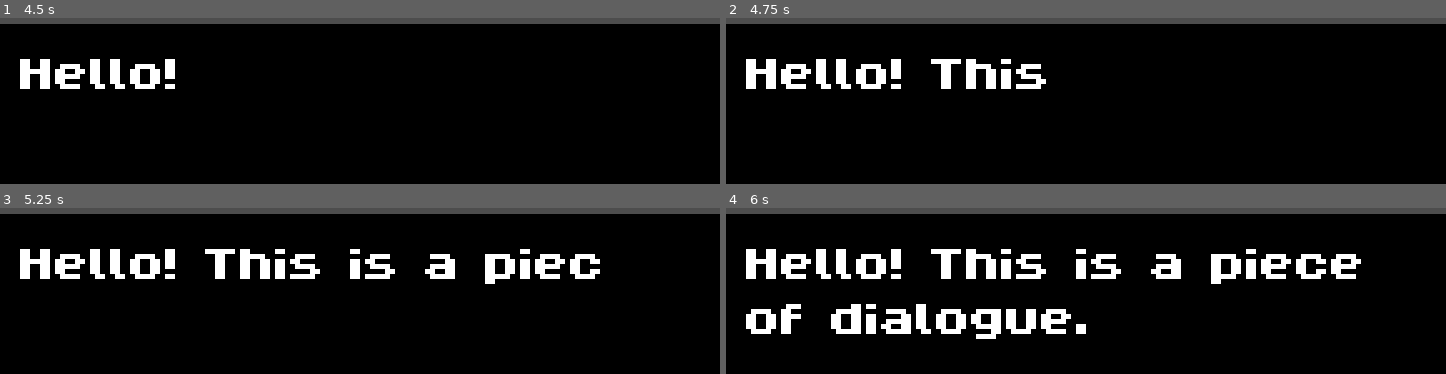
Above: before the commit, frames 1-4 (two rows, left to right).
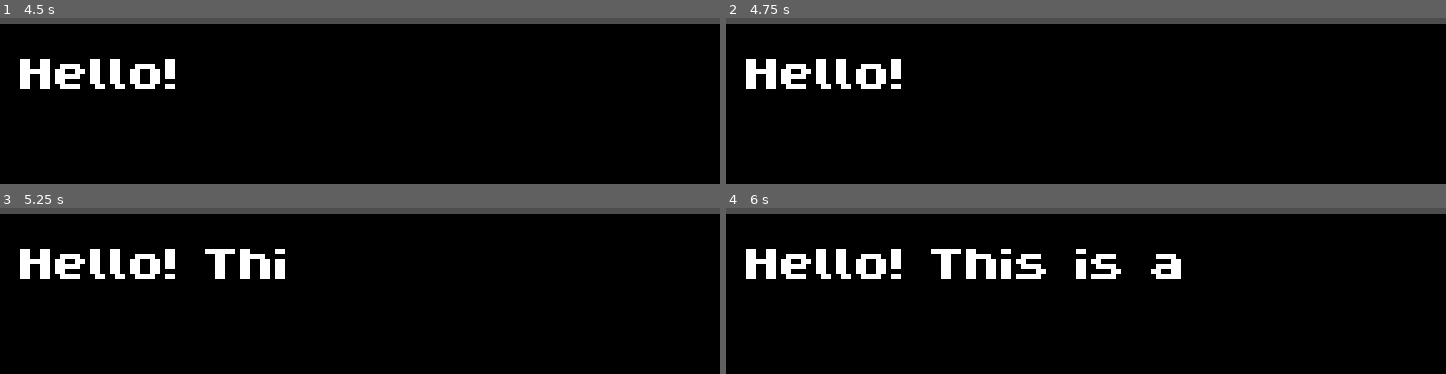
Above: after the commit, the same moments.

Repository: CookieJarCoding/dog-god
Game: Godot game, scene res://dialogue_system/dialogue_hud.tscn
The game is run twice, just before and just after one commit, with the same random seed, the same clock (stepped at 60 frames per second) and the same inputs.
Inputs:
- Up to frame 1 (4.5 s): tap Enter at 0.5, 2, 3.5 s; tap Space at 1.25, 2.75 s; tap M (debug_m) at 4.15 s
- Up to frame 2 (4.75 s): no input
- Up to frame 3 (5.25 s): no input
- Up to frame 4 (6 s): no input

Frame 1 is identical in both runs. In frame 2, 1.4% of the frame differs, in the area x 28-45%, y 24-43%; in frame 3, 2.8%; in frame 4, 5.8%, in the area x 2-89%, y 24-79%.

Commit message:
Text pausing.
Use the tag "{p=%f}" inside the string to add a pause at that position. %f is a floating point number.

Diff:
--- a/dialogue_system/dialogue_hud.tscn
+++ b/dialogue_system/dialogue_hud.tscn
@@ -3,6 +3,7 @@
 [ext_resource type="FontFile" uid="uid://dyp15uxivo52b" path="res://fonts/16bfZX.ttf" id="1_8nvcn"]
 [ext_resource type="Script" uid="uid://d4doeipo4ptol" path="res://dialogue_system/scripts/dialogue_hud.gd" id="1_kx7sa"]
 [ext_resource type="AudioStream" uid="uid://b7sfujslol2gg" path="res://dialogue_system/sfx/blop.wav" id="3_nfsvw"]
+[ext_resource type="Script" uid="uid://cml1m6vqsx8hk" path="res://dialogue_system/scripts/pause_calculator.gd" id="4_o24c0"]
 
 [node name="DialogueHUD" type="CanvasLayer" unique_id=737158445]
 script = ExtResource("1_kx7sa")
@@ -33,9 +34,16 @@
 theme_override_fonts/normal_font = ExtResource("1_8nvcn")
 theme_override_font_sizes/normal_font_size = 16
 text = "Hello! This is a piece of dialogue."
+scroll_active = false
 visible_characters_behavior = 1
 
 [node name="PauseTimer" type="Timer" parent="." unique_id=2106539943]
 
 [node name="DialogueBlip" type="AudioStreamPlayer" parent="." unique_id=1672902213]
 stream = ExtResource("3_nfsvw")
+
+[node name="PauseCalculator" type="Node" parent="." unique_id=2017400399]
+script = ExtResource("4_o24c0")
+
+[connection signal="timeout" from="PauseTimer" to="." method="_on_PauseTimer_timeout"]
+[connection signal="pause_requested" from="PauseCalculator" to="." method="_on_PauseCalculator_pause_requested"]
--- a/dialogue_system/scripts/dialogue_hud.gd
+++ b/dialogue_system/scripts/dialogue_hud.gd
@@ -8,8 +8,8 @@
 
 
 @onready var dialogue_label: RichTextLabel = $MainContainer/ContentContainer/DialogueLabel
-# NOTE: Currently unused
 @onready var pause_timer: Timer = $PauseTimer
+@onready var pause_calculator: PauseCalculator = $PauseCalculator
 @onready var blip: AudioStreamPlayer = $DialogueBlip
 
 
@@ -30,7 +30,7 @@
 
 func _process(delta: float) -> void:
 	if OS.is_debug_build() and Input.is_action_just_pressed("debug_m"):
-		update_message("Hello! This is a piece of dialogue.")
+		update_message("Hello!{p=0.5} This is a {p=0.5}piece{p=0.5} of dialogue.")
 
 	if timer > (1.0 / message_speed):
 		display_next_character()
@@ -41,13 +41,15 @@
 
 
 func update_message(message: String) -> void:
-	dialogue_label.text = message
+	dialogue_label.text = pause_calculator.extract_pauses_from_string(message)
 	dialogue_label.visible_characters = 0
 	start_timer()
 
 
 func display_next_character() -> void:
 	if dialogue_label.visible_characters < dialogue_label.text.length():
+		pause_calculator.check_at_position(dialogue_label.visible_characters)
+
 		dialogue_label.visible_characters += 1
 		# NOTE: Using this implementation, the MINIMUM blip length is set by
 		# the length of the .wav file.
@@ -67,3 +69,14 @@
 
 func start_timer() -> void:
 	is_timer_running = true
+
+func stop_timer() -> void:
+	is_timer_running = false
+
+func _on_PauseCalculator_pause_requested(duration: float) -> void:
+	stop_timer()
+	pause_timer.wait_time = duration
+	pause_timer.start()
+
+func _on_PauseTimer_timeout() -> void:
+	start_timer()
--- /dev/null
+++ b/dialogue_system/scripts/pause.gd
@@ -0,0 +1,18 @@
+'''
+A custom data structure for storing and handling dialogue pauses.
+Based on the tutorial in PauseCalculator.
+'''
+
+class_name Pause
+
+# Number dot Number
+const FLOAT_PATTERN := "\\d+\\.\\d+"
+var pause_pos: int
+var duration: float
+
+func _init(position: int, tag_string: String) -> void:
+	var regex := RegEx.new()
+	regex.compile(FLOAT_PATTERN)
+
+	duration = float(regex.search(tag_string).get_string())
+	pause_pos = int(clamp(position - 1, 0, abs(position)))
--- /dev/null
+++ b/dialogue_system/scripts/pause_calculator.gd
@@ -0,0 +1,75 @@
+'''
+From the tutorial:
+	The "_pauses" array will hold a reference to each found pause inside the string, alongside its duration and position on the message
+	The "_find_pauses()" method will actually find these pause tags inside the source_string string, remove them and register them on the array
+	The "_extract_tags()" method will clean all of our custom tags, and return the string that we must pass to the bbcode_text property on the dialogue.
+'''
+
+extends Node
+class_name PauseCalculator
+
+signal pause_requested(duration)
+
+
+## NOTE: Detects "{p=%f}" patterns in strings
+const PAUSE_REGEX_PATTERN := "({p=\\d([.]\\d+)?[}])"
+var regex = RegEx.new()
+var pauses := []
+
+
+func _ready() -> void:
+	regex.compile(PAUSE_REGEX_PATTERN)
+
+
+# I'm just following the tutorial, but this could probably be condensed.
+func extract_pauses_from_string(source_string: String) -> String:
+	pauses = []
+	find_pauses(source_string)
+	return extract_tags(source_string)
+
+
+func find_pauses(source_string: String) -> void:
+	var found_pauses = regex.search_all(source_string)
+	for result in found_pauses:
+		# NOTE: A PAUSE tag is of the form "{p=%f}" where %f is some floating point number.
+		var tag_string: String = result.get_string()
+		var tag_position: int = adjust_tag_position(result.get_start(), source_string)
+
+		if OS.is_debug_build():
+			print(tag_string, tag_position)
+
+		var pause = Pause.new(tag_position, tag_string)
+		pauses.append(pause)
+
+
+# NOTE: Because tags add characters to the string, they 'offset' the correct position
+# of the pauses. We have to subtract this total offset that add up from all previous tags.
+func adjust_tag_position(pos: int, source_string: String) -> int:
+	var any_tag_regex = RegEx.new()
+	any_tag_regex.compile("({(.*?)})")
+
+	var new_pos := pos
+	var left_of_pos := source_string.left(pos)
+	var all_previous_tags := any_tag_regex.search_all(left_of_pos)
+
+	for tag in all_previous_tags:
+		new_pos -= tag.get_string().length()
+
+	return new_pos
+
+
+# NOTE: ANY tag is of the form "{tag=value}"
+func extract_tags(source_string: String) -> String:
+	var any_tag_regex = RegEx.new()
+	any_tag_regex.compile("({(.*?)})")
+
+	# Removes everything inside {} (including the braces)
+	return any_tag_regex.sub(source_string, "", true)
+
+
+func check_at_position(pos: int) -> void:
+	for pause in pauses:
+		# next line is unnecessary but I like having autocomplete
+		if pause is Pause:
+			if pause.pause_pos == pos:
+				emit_signal("pause_requested", pause.duration)
Not shown, added: dialogue_system/scripts/pause.gd.uid
Not shown, added: dialogue_system/scripts/pause_calculator.gd.uid
